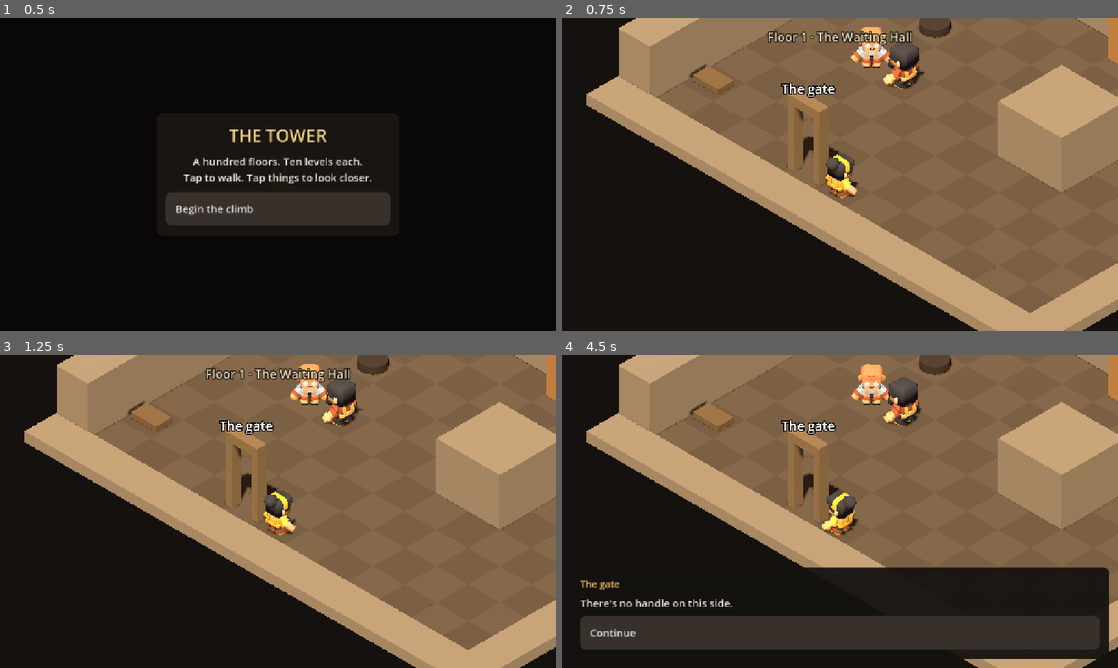
Above: before the commit, frames 1-4 (two rows, left to right).
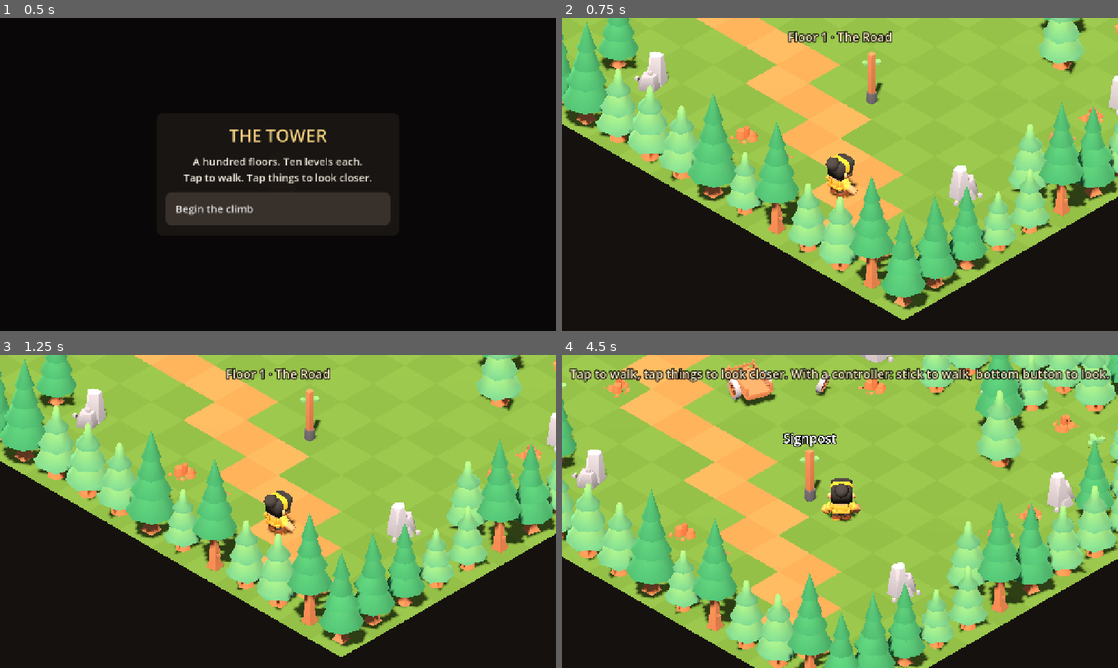
Above: after the commit, the same moments.

Repository: vel71184/the-tower
Game: Godot game, scene res://scenes/main.tscn
The game is run twice, just before and just after one commit, with the same random seed, the same clock (stepped at 60 frames per second) and the same inputs.
Inputs (mouse positions are in pixels of both pictures, inside the frame that each line leads up to):
- Up to frame 1 (0.5 s): no input
- Up to frame 2 (0.75 s): click "Begin the climb" at 0.5 s
- Up to frame 3 (1.25 s): no input
- Up to frame 4 (4.5 s): tap Enter (ui_accept) at 1.25, 1.52 s; move the mouse to (962, 495) at 1.27 s; hold D (move_right) 1.28-2 s; hold E (interact) 1.28-2 s; click (962, 495) at 1.42 s; click (840, 633) at 2 s, where only the run before the commit has a clickable "Continue"; drag from (728, 527) to (812, 574) at 2.77 s; move the mouse to (895, 442) at 3.52 s; hold D (move_right) 3.53-4.25 s; hold E (interact) 3.53-4.25 s; tap 3 (combat_guard) at 3.6 s; click (895, 442) at 3.67 s; click (840, 633) at 4.25 s, where only the run before the commit has a clickable "Continue"

Frame 1 is identical in both runs. In frame 2, 77% of the frame differs, in the area x 0-100%, y 0-100%; in frame 3, 77%; in frame 4, 93%.

Commit message:
Floor 1, Level 1: The Road, and outdoor level tools
- Level legend: map characters mean a ground type (grass, path, dirt, stone,
  water, floor) plus an optional Kenney prop (solid or not, rotated, scaled)
- Ground drawn as one merged mesh; backdrops for big scenery outside the grid,
  including stacked models (the tower looming over the road)
- Objects can use Kenney models; Fantasy Town, Mini Forest and Castle Kit
  models in assets/
- The Road: signpost, wrecked Gatekeeper supply cart, a wheel crushed by
  something heavy, a hidden ledger page ("No more deliveries. By order of M."),
  and Wil, an old climber heading home who may ask you to find his daughter
- Levels 2-8 aren't built yet, so finishing a level skips ahead to the next
  built one; a new climb starts on The Road
- Level hints shown after the title; tests and screenshots for The Road

Co-Authored-By: Claude Opus 5.5 <noreply@anthropic.com>
Claude-Session: https://claude.ai/code/session_018eCtRiykKVLLKD4TJKqToP

Diff:
--- /dev/null
+++ b/content/floors/floor_01/level_01.json
@@ -0,0 +1,367 @@
+{
+  "id": "f01_l01",
+  "floor": 1,
+  "level": 1,
+  "title": "Floor 1 · The Road",
+  "hint": "Tap to walk, tap things to look closer. With a controller: stick to walk, bottom button to look.",
+  "draft_note": "First of Floor 1's outside levels: the approach to the tower.",
+  "ground": "grass",
+  "legend": {
+    ",": {
+      "ground": "path"
+    },
+    "S": {
+      "spawn": true,
+      "ground": "path"
+    },
+    "f": {
+      "prop": "mini-forest/tree",
+      "solid": true,
+      "random_rot": true,
+      "random_scale": true
+    },
+    "T": {
+      "prop": "fantasy-town/tree",
+      "solid": true,
+      "random_rot": true,
+      "random_scale": true
+    },
+    "Y": {
+      "prop": "fantasy-town/tree-high",
+      "solid": true,
+      "random_rot": true
+    },
+    "k": {
+      "prop": "fantasy-town/tree-crooked",
+      "solid": true,
+      "random_rot": true
+    },
+    "r": {
+      "prop": "fantasy-town/rock-small",
+      "solid": true,
+      "random_rot": true,
+      "scale": 0.7
+    },
+    "R": {
+      "prop": "fantasy-town/rock-large",
+      "solid": true,
+      "random_rot": true,
+      "scale": 0.6
+    },
+    "p": {
+      "prop": "mini-forest/plant",
+      "random_rot": true
+    },
+    "o": {
+      "prop": "mini-forest/stones",
+      "random_rot": true,
+      "scale": 0.6
+    }
+  },
+  "backdrop": [
+    {
+      "stack": [
+        "castle-kit/tower-hexagon-base",
+        "castle-kit/tower-hexagon-mid",
+        "castle-kit/tower-hexagon-mid",
+        "castle-kit/tower-hexagon-mid",
+        "castle-kit/tower-hexagon-mid",
+        "castle-kit/tower-hexagon-mid",
+        "castle-kit/tower-hexagon-mid",
+        "castle-kit/tower-hexagon-mid",
+        "castle-kit/tower-hexagon-top",
+        "castle-kit/tower-hexagon-roof"
+      ],
+      "at": [
+        -3.5,
+        -4.5
+      ],
+      "scale": 6
+    }
+  ],
+  "map": [
+    "fkfT,,fYffkffffTfkkTTk",
+    "Y...E,.opT.f.T.fff...k",
+    "f..p,,....f...fRfopfrf",
+    "YT...,,...fpr.f.T...fY",
+    "T.p...,,.....o...f.rTf",
+    "Y.fp..p,,o..w......opf",
+    "ff...p.p,,.C.h.....o.f",
+    "f......W.,,...p......k",
+    "f...ffpp.o,,,,.P....fY",
+    "kr.o..p.p....,,,...r.f",
+    "f....pT........,,,...f",
+    "Tp..po....Tr..oo.S,..T",
+    "ffTp...fpo.......p,,.k",
+    "kkfTkTkTffkTfffTfYffYk"
+  ],
+  "objects": [
+    {
+      "char": "P",
+      "id": "signpost",
+      "name": "Signpost",
+      "kind": "examine",
+      "model": "fantasy-town/pillar-wood",
+      "scale": 1.3,
+      "lines": [
+        "A post with a board nailed to it: THE TOWER. An arrow points up the road.",
+        "Under it, someone has scratched: TURN BACK. Under that, in a different hand: DON'T."
+      ],
+      "effects": {
+        "learn": [
+          "signpost"
+        ]
+      }
+    },
+    {
+      "char": "C",
+      "id": "supply_cart",
+      "name": "Wrecked cart",
+      "kind": "examine",
+      "model": "fantasy-town/cart",
+      "rot": 70,
+      "lines": [
+        "A supply cart, tipped into the ditch. Its sacks are split and the birds have had the grain.",
+        "Painted on the side: a red gate. The Gatekeeper's mark."
+      ],
+      "effects": {
+        "learn": [
+          "gate_cart"
+        ]
+      }
+    },
+    {
+      "char": "w",
+      "id": "loose_wheel",
+      "name": "Loose wheel",
+      "kind": "examine",
+      "model": "fantasy-town/wheel",
+      "rot": 20,
+      "blocking": false,
+      "lines": [
+        "One of the cart's wheels, lying in the grass. Its spokes are snapped, all on one side, as if something very heavy stepped on it."
+      ],
+      "effects": {
+        "learn": [
+          "heavy_step"
+        ]
+      }
+    },
+    {
+      "char": "h",
+      "id": "torn_ledger",
+      "name": "Torn ledger page",
+      "kind": "hidden",
+      "shape": "plank",
+      "size": [
+        0.4,
+        0.03,
+        0.3
+      ],
+      "color": "#e8dcc0",
+      "reveal_text": "Something pale in the grass.",
+      "lines": [
+        "A page torn from a ledger, half pulped by rain. 'Bread for the waiting hall: forty loaves.'",
+        "The last line is in a different hand: 'No more deliveries. By order of M.'"
+      ],
+      "effects": {
+        "learn": [
+          "deliveries_stopped"
+        ],
+        "set_flags": [
+          "found_ledger"
+        ]
+      }
+    },
+    {
+      "char": "W",
+      "id": "wil",
+      "name": "Wil",
+      "kind": "npc",
+      "facing_deg": -45,
+      "look": {
+        "body": "worker",
+        "head": "male-g",
+        "colors": {
+          "skin": "tan",
+          "hair": "silver",
+          "shirt": "steel",
+          "pants": "brown",
+          "shoes": "charcoal",
+          "accent": "sand"
+        }
+      },
+      "call_out": {
+        "radius": 3,
+        "flag": "heard_wil",
+        "text": "\"Turning back's allowed, you know.\""
+      },
+      "dialogue": {
+        "start": "hello",
+        "start_if": [
+          {
+            "flag": "wil_done",
+            "start": "again"
+          }
+        ],
+        "nodes": {
+          "hello": {
+            "text": "An old man with a heavy pack, walking away from the tower. \"Going up? Huh.\"",
+            "effects": {
+              "set_flags": [
+                "talked_wil"
+              ]
+            },
+            "choices": [
+              {
+                "text": "Why are you leaving?",
+                "next": "why",
+                "hide_if": "asked_wil_why"
+              },
+              {
+                "text": "What's up there?",
+                "next": "what",
+                "hide_if": "asked_wil_what"
+              },
+              {
+                "text": "Do you need anything?",
+                "next": "need",
+                "hide_if": "wil_done"
+              },
+              {
+                "text": "Goodbye.",
+                "next": ""
+              }
+            ]
+          },
+          "why": {
+            "text": "\"Waited at that gate forty days. Then one evening I looked up at the thing and thought: I like who I am down here.\"",
+            "effects": {
+              "set_flags": [
+                "asked_wil_why"
+              ]
+            },
+            "next": "hello"
+          },
+          "what": {
+            "text": "\"Floors. Ten rooms to a floor, they say, and someone at the top of each who won't let you by easy. First one's the Gatekeeper. Marta.\"",
+            "effects": {
+              "learn": [
+                "marta_name",
+                "tower_floors"
+              ],
+              "set_flags": [
+                "asked_wil_what"
+              ]
+            },
+            "next": "hello"
+          },
+          "need": {
+            "text": "He thinks about it. \"My daughter's at the climbers' camp, up the road. Tell her I went home. She'll know what it means.\"",
+            "choices": [
+              {
+                "text": "I'll tell her.",
+                "next": "promise",
+                "effects": {
+                  "nudge": {
+                    "others": 1
+                  },
+                  "set_flags": [
+                    "carrying_wil_message",
+                    "wil_done"
+                  ]
+                }
+              },
+              {
+                "text": "I can't promise that.",
+                "next": "no_promise",
+                "effects": {
+                  "nudge": {
+                    "honesty": 0.5,
+                    "self": 0.5
+                  },
+                  "set_flags": [
+                    "wil_done"
+                  ]
+                }
+              }
+            ]
+          },
+          "promise": {
+            "text": "\"Her name's Ada. Thank you.\" He shifts his pack and keeps walking.",
+            "effects": {
+              "learn": [
+                "ada"
+              ]
+            }
+          },
+          "no_promise": {
+            "text": "\"Honest, at least. That's rarer up there than you'd think.\""
+          },
+          "again": {
+            "text": "\"Road's that way. Up.\" He nods toward the tower."
+          }
+        }
+      }
+    },
+    {
+      "char": "E",
+      "id": "road_on",
+      "name": "Road to the river",
+      "kind": "exit",
+      "model": "fantasy-town/lantern",
+      "dialogue": {
+        "start": "ask",
+        "nodes": {
+          "ask": {
+            "text": "The road runs on toward the river and the tower beyond it. Go on?",
+            "choices": [
+              {
+                "text": "Go on.",
+                "action": "end_level"
+              },
+              {
+                "text": "Not yet.",
+                "next": ""
+              }
+            ]
+          }
+        }
+      }
+    }
+  ],
+  "end_rules": [
+    {
+      "note": "Heard Wil call out and walked past.",
+      "if": [
+        "heard_wil"
+      ],
+      "unless": [
+        "talked_wil"
+      ],
+      "effects": {
+        "nudge": {
+          "self": 1
+        }
+      }
+    },
+    {
+      "note": "Looked around carefully.",
+      "min_examined": 4,
+      "effects": {
+        "nudge": {
+          "patience": 1
+        }
+      }
+    },
+    {
+      "note": "Went straight up the road.",
+      "max_examined": 1,
+      "effects": {
+        "nudge": {
+          "speed": 1
+        }
+      }
+    }
+  ]
+}
--- a/scripts/game/interactable.gd
+++ b/scripts/game/interactable.gd
@@ -20,6 +20,7 @@
 var _top := 1.0
 
 const CharacterModel := preload("res://scripts/characters/character_model.gd")
+const Models := preload("res://scripts/game/models.gd")
 const Looks := preload("res://scripts/characters/looks.gd")
 
 
@@ -36,6 +37,8 @@
 
 	if kind == "npc" and not d.has("shape"):
 		_build_character(d.get("look", {}), people)
+	elif d.has("model"):
+		_build_model(d)
 	else:
 		var color := Color(String(d.get("color", "#b8a48a")))
 		_build_shape(String(d.get("shape", "box")), d.get("size", []), material_for.call(color))
@@ -118,6 +121,24 @@
 func act(animation: String) -> void:
 	if character:
 		character.act(animation)
+
+
+## A Kenney model as this object's look, e.g. "model": "fantasy-town/cart", "rot": 70.
+## Hidden things don't know their height until shown, so it's measured from the mesh data.
+func _build_model(d: Dictionary) -> void:
+	var node := Models.make(String(d["model"]))
+	if node == null:
+		_build_shape("box", [], StandardMaterial3D.new())
+		return
+	node.rotation_degrees = Vector3(float(d.get("tilt", 0.0)), float(d.get("rot", 0.0)), 0.0)
+	var sc := float(d.get("scale", 1.0))
+	node.scale = Vector3(sc, sc, sc)
+	add_child(node)
+	var top := 0.0
+	for mi in Models._meshes(node, []):
+		var b: AABB = mi.get_aabb()
+		top = maxf(top, (b.position.y + b.size.y) * sc)
+	_top = maxf(top, 0.3)
 
 
 func _build_character(look: Dictionary, people: Dictionary) -> void:
--- a/scripts/game/level.gd
+++ b/scripts/game/level.gd
@@ -5,9 +5,29 @@
 ## +X/+Z corner, so walls on those two edges are built low (a classic isometric cutaway).
 
 const Interactable := preload("res://scripts/game/interactable.gd")
+const Models := preload("res://scripts/game/models.gd")
 
 const WALL_HEIGHT := 1.6
 const LOW_WALL_HEIGHT := 0.3
+
+## Ground types and their two checker colours.
+const GROUND_COLORS := {
+	"floor": ["#5b5148", "#544a42"],
+	"grass": ["#6b9b4b", "#669546"],
+	"path": ["#b8925e", "#b18b58"],
+	"dirt": ["#8d6c49", "#876746"],
+	"stone": ["#8e877c", "#88817a"],
+	"water": ["#4b7fb5", "#4878ad"],
+}
+
+## What map characters mean unless a level's "legend" says otherwise. A legend entry can set:
+## "ground" (a GROUND_COLORS key), "wall": true, "spawn": true, "prop" (a Kenney model, e.g.
+## "fantasy-town/tree"), "solid", "rot" (degrees), "random_rot", "scale", "offset" [x, z].
+const DEFAULT_LEGEND := {
+	"#": {"wall": true},
+	".": {},
+	"S": {"spawn": true},
+}
 
 var data: Dictionary = {}
 var width := 0
@@ -43,24 +63,39 @@
 		defs[String(def["char"])] = def
 
 	var palette: Dictionary = data.get("palette", {})
+	var legend: Dictionary = DEFAULT_LEGEND.duplicate(true)
+	legend.merge(data.get("legend", {}), true)
+	var default_ground := String(data.get("ground", "floor"))
+	var ground: Dictionary = {}
 	for y in height:
 		var row := String(rows[y])
 		for x in width:
 			var c: String = row[x] if x < row.length() else "#"
 			var cell := Vector2i(x, y)
-			if c == "#":
+			var entry: Dictionary = legend.get(c, {})
+			if entry.get("wall", false):
 				_add_wall(cell, palette)
 				astar.set_point_solid(cell, true)
 				continue
-			_add_floor(cell, palette)
-			if c == "S":
+			var kind := String(entry.get("ground", defs[c].get("ground", default_ground) if defs.has(c) else default_ground))
+			ground[cell] = kind
+			if kind == "water":
+				astar.set_point_solid(cell, true)
+			if entry.get("spawn", false):
 				spawn_cell = cell
-			elif defs.has(c):
+			if entry.has("prop"):
+				_add_prop(entry, cell)
+				if entry.get("solid", false):
+					astar.set_point_solid(cell, true)
+			if defs.has(c):
 				var obj := _add_object(defs[c], cell)
 				if obj.blocking:
 					astar.set_point_solid(cell, true)
-			elif c != ".":
+			elif not legend.has(c):
 				push_warning("Level %s: unknown map character '%s'" % [data.get("id", "?"), c])
+	_build_ground(ground, palette)
+	for item in data.get("backdrop", []):
+		_add_backdrop(item)
 
 
 func cell_to_world(cell: Vector2i) -> Vector3:
@@ -162,16 +197,77 @@
 	return _materials[key]
 
 
-func _add_floor(cell: Vector2i, palette: Dictionary) -> void:
-	var a := Color(String(palette.get("floor_a", "#5b5148")))
-	var b := Color(String(palette.get("floor_b", "#544a42")))
+## All ground as one mesh (cheap to draw on phones), coloured per cell in a soft checker.
+func _build_ground(cells: Dictionary, palette: Dictionary) -> void:
+	if cells.is_empty():
+		return
+	var st := SurfaceTool.new()
+	st.begin(Mesh.PRIMITIVE_TRIANGLES)
+	st.set_normal(Vector3.UP)
+	for cell in cells:
+		var kind := String(cells[cell])
+		var pair: Array = GROUND_COLORS.get(kind, GROUND_COLORS["floor"])
+		if kind == "floor":
+			pair = [palette.get("floor_a", pair[0]), palette.get("floor_b", pair[1])]
+		var col := Color(String(pair[0] if (cell.x + cell.y) % 2 == 0 else pair[1]))
+		var y := -0.12 if kind == "water" else 0.0
+		var a := Vector3(cell.x, y, cell.y)
+		var b := Vector3(cell.x + 1, y, cell.y)
+		var c := Vector3(cell.x + 1, y, cell.y + 1)
+		var d := Vector3(cell.x, y, cell.y + 1)
+		for v in [a, b, c, a, c, d]:
+			st.set_color(col)
+			st.add_vertex(v)
 	var mi := MeshInstance3D.new()
-	var mesh := BoxMesh.new()
-	mesh.size = Vector3(1.0, 0.1, 1.0)
-	mi.mesh = mesh
-	mi.material_override = _material(a if (cell.x + cell.y) % 2 == 0 else b)
-	mi.position = cell_to_world(cell) + Vector3(0, -0.05, 0)
+	mi.name = "Ground"
+	mi.mesh = st.commit()
+	var mat := StandardMaterial3D.new()
+	mat.vertex_color_use_as_albedo = true
+	mat.roughness = 1.0
+	mat.cull_mode = BaseMaterial3D.CULL_DISABLED
+	mi.material_override = mat
 	add_child(mi)
+
+
+## A Kenney model standing on a cell (trees, rocks, fences...).
+func _add_prop(entry: Dictionary, cell: Vector2i) -> void:
+	var node := Models.make(String(entry["prop"]))
+	if node == null:
+		return
+	var off: Array = entry.get("offset", [0, 0])
+	node.position = cell_to_world(cell) + Vector3(float(off[0]), 0, float(off[1]))
+	var rot := float(entry.get("rot", 0.0))
+	if entry.get("random_rot", false):
+		rot += float(hash(cell) % 4) * 90.0 + float(hash(cell * 7) % 30) - 15.0
+	node.rotation_degrees.y = rot
+	var sc := float(entry.get("scale", 1.0))
+	if entry.get("random_scale", false):
+		sc *= 0.85 + float(hash(cell * 13) % 30) / 100.0
+	node.scale = Vector3(sc, sc, sc)
+	add_child(node)
+
+
+## Scenery outside the playable grid: a single model, or a "stack" of models piled up
+## (e.g. the tower). {"model" | "stack": [...], "at": [x, z], "scale": s, "rot": deg}
+func _add_backdrop(item: Dictionary) -> void:
+	var at: Array = item.get("at", [0, 0])
+	var holder := Node3D.new()
+	holder.name = "Backdrop"
+	holder.position = Vector3(float(at[0]), float(item.get("y", 0.0)), float(at[1]))
+	holder.rotation_degrees.y = float(item.get("rot", 0.0))
+	var sc := float(item.get("scale", 1.0))
+	holder.scale = Vector3(sc, sc, sc)
+	add_child(holder)
+	var pieces: Array = item.get("stack", [item.get("model", "")])
+	var top := 0.0
+	for p in pieces:
+		var node := Models.make(String(p))
+		if node == null:
+			continue
+		holder.add_child(node)
+		node.position.y = top
+		var box := Models.bounds(node)
+		top += box.size.y / sc if box.size.y > 0.0 else 1.0
 
 
 func _add_wall(cell: Vector2i, palette: Dictionary) -> void:
--- a/scripts/game/main.gd
+++ b/scripts/game/main.gd
@@ -12,6 +12,7 @@
 ## Floor 1 is the tower's exterior and the way in: levels 1-8 are outside (not built yet),
 ## level 9 is the Waiting Hall just inside the gate, and level 10 is the Gatekeeper.
 const LEVELS := {
+	"1-1": "res://content/floors/floor_01/level_01.json",
 	"1-9": "res://content/floors/floor_01/level_09.json",
 }
 
@@ -162,6 +163,11 @@
 			obj.reveal()
 	Baseline.record("entered", String(data.get("id", key)))
 	ui.toast(String(data.get("title", key)), 3.0)
+	if data.has("hint"):
+		var hint := String(data["hint"])
+		get_tree().create_timer(3.2).timeout.connect(func() -> void:
+			if level and level.data == data:
+				ui.toast(hint, 4.0))
 	_on_entered_cell(climber.cell)
 	autosave()
 	return true
@@ -175,11 +181,30 @@
 	_apply_end_rules()
 	Baseline.record("completed", String(level.data.get("id", "")))
 	Baseline.advance_level()
+	var body := "Your climb is saved."
+	var next := next_built_level(Vector2i(Baseline.floor_num, Baseline.level_num))
+	if next.x > 0 and next != Vector2i(Baseline.floor_num, Baseline.level_num):
+		body += "\nThe next levels aren't built yet, so you'll skip ahead to level %d." % next.y
+		Baseline.floor_num = next.x
+		Baseline.level_num = next.y
 	Baseline.resume = {}
 	Baseline.save()
 	var title := "Level %d complete" % int(level.data.get("level", 0))
-	_card(title, "Your climb is saved.", ["Climb on"], func(_i: int) -> void:
+	_card(title, body, ["Climb on"], func(_i: int) -> void:
 		start_level(Baseline.floor_num, Baseline.level_num))
+
+
+## The first built level at or after a floor/level, or (-1, -1) if none.
+func next_built_level(from: Vector2i) -> Vector2i:
+	var best := Vector2i(-1, -1)
+	for key in LEVELS:
+		var parts := String(key).split("-")
+		var at := Vector2i(int(parts[0]), int(parts[1]))
+		var after := at.x > from.x or (at.x == from.x and at.y >= from.y)
+		var earlier := best.x < 0 or at.x < best.x or (at.x == best.x and at.y < best.y)
+		if after and earlier:
+			best = at
+	return best
 
 
 ## Applies the level's end rules: how the climber handled what they found, missed, or declined.
--- /dev/null
+++ b/scripts/game/models.gd
@@ -0,0 +1,45 @@
+extends RefCounted
+## Loads Kenney models by short name, e.g. "fantasy-town/tree" or "castle-kit/tower-hexagon-mid",
+## from res://assets/kenney/<pack>/<model>.glb. Scenes are cached.
+
+const ROOT := "res://assets/kenney/"
+
+static var _cache: Dictionary = {}
+
+
+static func scene(name: String) -> PackedScene:
+	if not _cache.has(name):
+		var path := ROOT + name + ".glb"
+		_cache[name] = load(path) if ResourceLoader.exists(path) else null
+		if _cache[name] == null:
+			push_error("Missing model: %s" % path)
+	return _cache[name]
+
+
+static func exists(name: String) -> bool:
+	return ResourceLoader.exists(ROOT + name + ".glb")
+
+
+## A new instance of a model, or null.
+static func make(name: String) -> Node3D:
+	var s := scene(name)
+	return s.instantiate() as Node3D if s else null
+
+
+## The world-space bounds of everything visible under a node (call after it's in the tree).
+static func bounds(root: Node3D) -> AABB:
+	var box := AABB()
+	var first := true
+	for mi in _meshes(root, []):
+		var b: AABB = mi.global_transform * mi.get_aabb()
+		box = b if first else box.merge(b)
+		first = false
+	return box
+
+
+static func _meshes(node: Node, out: Array) -> Array:
+	if node is MeshInstance3D:
+		out.append(node)
+	for c in node.get_children():
+		_meshes(c, out)
+	return out
--- a/tests/screenshots.gd
+++ b/tests/screenshots.gd
@@ -20,6 +20,14 @@
 	var main = load("res://scenes/main.tscn").instantiate()
 	add_child(main)
 	await _frames(3)
+	main.start_level(1, 1)
+	await _frames(40)
+	await _shot("0_road_start")
+	main.climber.place(Vector2i(8, 6))
+	main.cam.snap()
+	main._on_entered_cell(Vector2i(8, 6))
+	await _frames(15)
+	await _shot("0_road_cart_and_wil")
 	main.start_level(1, 9)
 	await _frames(40)
 	await _shot("1_waiting_hall")
--- a/tests/test_runner.gd
+++ b/tests/test_runner.gd
@@ -16,6 +16,7 @@
 	_test_controls()
 	await _test_level_one()
 	await _test_brawl()
+	await _test_road()
 	Baseline.delete_save()
 	print("\n%d checks, %d failed" % [_checks, _failures])
 	get_tree().quit(1 if _failures > 0 else 0)
@@ -309,13 +310,46 @@
 	await get_tree().process_frame
 
 
+func _test_road() -> void:
+	print("Floor 1, Level 1: The Road (outdoors)")
+	Baseline.reset()
+	var main = load("res://scenes/main.tscn").instantiate()
+	add_child(main)
+	await get_tree().process_frame
+	check(main.start_level(1, 1), "The Road loads")
+	var level = main.level
+	check(level.get_node_or_null("Ground") != null, "the ground is one merged mesh")
+	check(level.get_node_or_null("Backdrop") != null, "the tower looms in the backdrop")
+	var props := 0
+	for child in level.get_children():
+		if child.scene_file_path.begins_with("res://assets/kenney/"):
+			props += 1
+	check(props > 40, "Kenney trees, rocks and plants dress the level (%d props)" % props)
+	check(level.is_walkable(level.spawn_cell), "the climber starts on the path")
+	for obj in level.objects:
+		check(not level.path_to_object(level.spawn_cell, obj).is_empty(), "%s is reachable" % obj.id)
+	check(not level.is_walkable(Vector2i(0, 0)), "trees block the way")
+	main.interact(main.find_object("wil"))
+	main.choose_text("Do you need anything")
+	main.choose_text("I'll tell her")
+	main.choose(0)
+	check(Baseline.has_flag("carrying_wil_message") and Baseline.knows("ada"), "you can promise Wil to find his daughter")
+	main.interact(main.find_object("road_on"))
+	main.choose_text("Go on")
+	check(Baseline.floor_num == 1 and Baseline.level_num == 9, "unbuilt levels 2-8 are skipped: next is the Waiting Hall")
+	check(Baseline.has_flag("carrying_wil_message"), "promises carry over between levels")
+	main.queue_free()
+	Baseline.delete_save()
+	await get_tree().process_frame
+
+
 func _test_level_one() -> void:
 	print("Floor 1, Level 9 (the Waiting Hall)")
 	Baseline.reset()
 	var main = load("res://scenes/main.tscn").instantiate()
 	add_child(main)
 	await get_tree().process_frame
-	check(main.first_built_level() == Vector2i(1, 9), "the first built level is 1-9")
+	check(main.first_built_level() == Vector2i(1, 1), "the first built level is 1-1, The Road")
 	check(main.start_level(1, 9), "level 1-9 loads")
 	var level = main.level
 	check(level.width == 14 and level.height == 11, "map size is 14x11")
@@ -400,7 +434,8 @@
 
 	print("Autosave and resume")
 	main.new_climb()
-	check(Baseline.floor_num == 1 and Baseline.level_num == 9, "a new climb starts at the first built level")
+	check(Baseline.floor_num == 1 and Baseline.level_num == 1, "a new climb starts on The Road")
+	main.start_level(1, 9)
 	var hidden = main.find_object("loose_board")
 	main._on_entered_cell(hidden.cell)
 	main.climber.place(Vector2i(4, 7))
Binary file added: assets/kenney/castle-kit/Textures/colormap.png
Binary file added: assets/kenney/castle-kit/bridge-draw.glb
Binary file added: assets/kenney/castle-kit/bridge-straight-pillar.glb
Binary file added: assets/kenney/castle-kit/bridge-straight.glb
Binary file added: assets/kenney/castle-kit/door.glb
Binary file added: assets/kenney/castle-kit/flag-banner-long.glb
Binary file added: assets/kenney/castle-kit/flag-banner-short.glb
Binary file added: assets/kenney/castle-kit/flag-pennant.glb
Binary file added: assets/kenney/castle-kit/flag-wide.glb
Binary file added: assets/kenney/castle-kit/flag.glb
Binary file added: assets/kenney/castle-kit/gate.glb
Binary file added: assets/kenney/castle-kit/ground-hills.glb
(and 254 more such lines)
